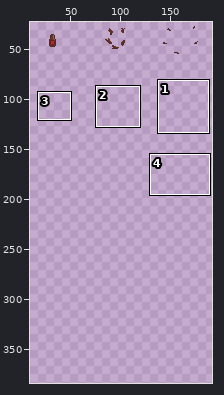
Two states of a pixel-art file, Art/sprites/WorkInProgress/target_spreitesheet.aseprite. The picture above shows the old version from afar; the outline marks the close-up.
Close-up. The starting point:
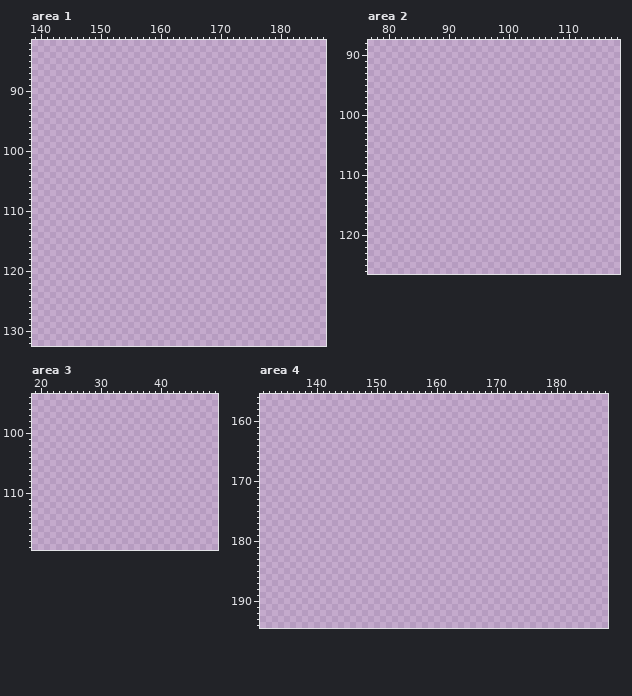
192x384 pixels, 1 frame. Shown: area 1: x 139..187, y 82..132; area 2: x 77..118, y 88..126; area 3: x 19..49, y 94..119; area 4: x 131..188, y 156..194. The wide view leaves out empty margins. The commit also changed other parts of the picture, which this record leaves out.
Palette (. is transparent): 
Pixels before, area 1 (only the part around the change), first column x 139:
 82 ..............................................
 83 ..............................................
 84 ..............................................
 85 ..............................................
 86 ..............................................
 87 ..............................................
 88 ..............................................
 89 ..............................................
 90 ..............................................
 91 ..............................................
 92 ..............................................
 93 ..............................................
 94 ..............................................
 95 ..............................................
 96 ..............................................
 97 ..............................................
 98 ..............................................
 99 ..............................................
100 ..............................................
101 ..............................................
102 ..............................................
103 ..............................................
104 ..............................................
105 ..............................................
106 ..............................................
107 ..............................................
108 ..............................................
109 ..............................................
110 ..............................................
111 ..............................................
112 ..............................................
113 ..............................................
114 ..............................................
115 ..............................................
116 ..............................................
117 ..............................................
118 ..............................................
119 ..............................................
120 ..............................................
121 ..............................................
122 ..............................................
123 ..............................................
124 ..............................................
125 ..............................................
126 ..............................................
127 ..............................................
128 ..............................................
129 ..............................................
130 ..............................................
131 ..............................................
132 ..............................................
Once edited:
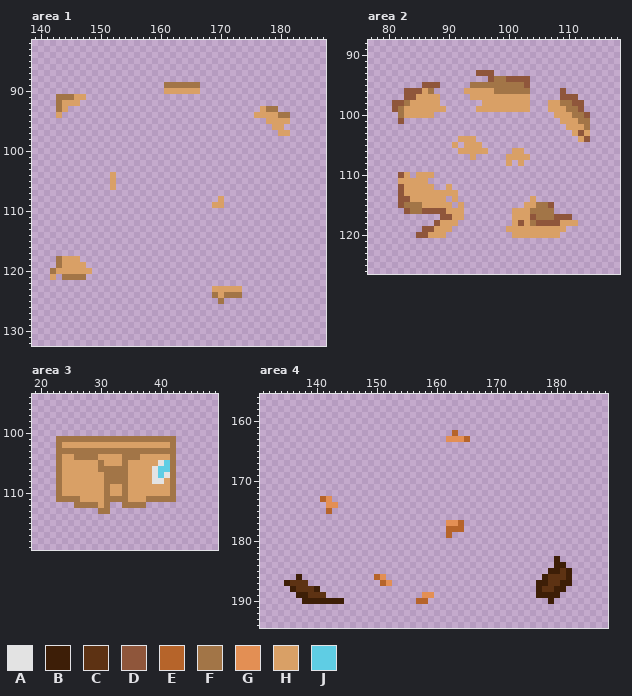
Colours new in this view: A #e3e3e3  B #3d1e07  C #5d3213  D #8f563b  E #b6642a  F #a27547  G #e38f54  H #d9a066  J #5fcde4
Edits made:
Changed rows in their new state; - is an unchanged pixel.
Area 1:
first column x 143:
 89 ------------------FFFFFF---------------
 90 ------------------HHHHHH---------------
 91 FFFHH----------------------------------
 92 FHHH-----------------------------------
 93 FH--------------------------------HFF--
 94 H--------------------------------HHHHFF
 95 -----------------------------------HHHH
 96 ------------------------------------HH-
 97 -------------------------------------HH
first column x 152:
104 H------------------
105 H------------------
106 H------------------
108 ------------------H
109 -----------------HH
first column x 142:
118 -FHHH---------------------------
119 -FHHHH--------------------------
120 FHHHHHH-------------------------
121 H-FFFF--------------------------
123 ---------------------------HHHHH
124 ---------------------------FHFFF
125 ----------------------------F---
Area 2:
first column x 81:
 93 --------------DDD----------------
 94 ----------------DFFDDDD----------
 95 -----DDD-----FFFFFFFFFD----------
 96 --DDDHF-----HHHHHFFFFFF-----D----
 97 --DDHHHH-----HHHHHHHHHH-----DDD--
 98 DDFHHHHH-------HHHHHHHH---HHFFDD-
 99 DFHHHHHHH-----HHHHHHHHH---HHHFFD-
100 -FHHHHH--------------------HHHFFD
101 -D--------------------------HHHFF
102 -----------------------------HHHF
103 ------------------------------HDH
104 -----------HHH-----------------HD
105 ----------H-HHH------------------
106 -----------HHHHH----HH-----------
107 -------------H-----HHHH----------
108 -------------------H-H-----------
110 -DH-HHH--------------------------
111 -HHHHH---------------------------
112 -DHHHHH--H-----------------------
113 -DHHHHHHHHH----------------------
114 -DDHHHHHH-H------------H---------
115 -DFFFHHHHH-H----------HHFFD------
116 --DFFDDDDHHH--------HHHFFFF------
117 --------DDHH--------HHHDFFFDDD---
118 -------DHHH---------HDHFDDDDHHH--
119 -----DDHHH---------HHHHHHHHHH----
120 ----DDHHH-----------HHHHHHHH-----
Area 3:
first column x 23:
101 FFFFFFFFFFFFFFFFFFFF
102 FHHHHHHHHHHHHHHHHHHF
103 FFFFFFFFFFFFFFFFFFFF
104 FHHFFFFHHHHFFFHHHHHF
105 FHHHHHHFHHHFHHHHHAJF
106 FHHHHHHFFFFFHHHHAJJF
107 FHHHHHHHFFFFHHHHAJAF
108 FHHHHHHHFFFFHHHHAAHF
109 FHHHHHHHFHHFHHHHHHHF
110 FHHHHHHHFHHFHHHHHHHF
111 FFFFHHHHFFFFHHHFFFFF
112 ---FFFFHF--FFFF-----
113 -------FF-----------
Area 4:
first column x 162:
162 -E--
163 GGGE
first column x 141:
173 EG----------------------
174 -GG---------------------
175 -E----------------------
177 ---------------------GGE
178 ---------------------EEE
179 ---------------------E--
first column x 135:
183 ---------------------------------------------B--
184 ---------------------------------------------BB-
185 --------------------------------------------BBCB
186 --B------------EG--------------------------BCCCB
187 BCCC------------EG------------------------BBCCBB
188 -BCCCB------------------------------------BCCBB-
189 --BBCCC----------------GG-----------------BBBB--
190 ---BBBBBBB------------EE--------------------B---
